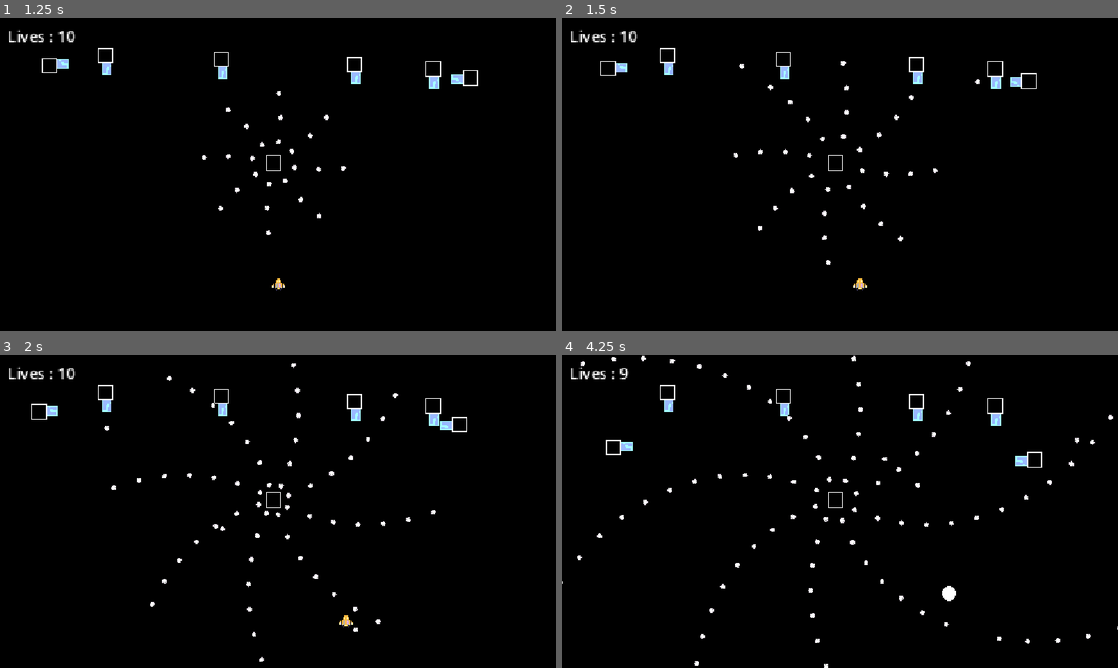
Above: before the commit, frames 1-4 (two rows, left to right).
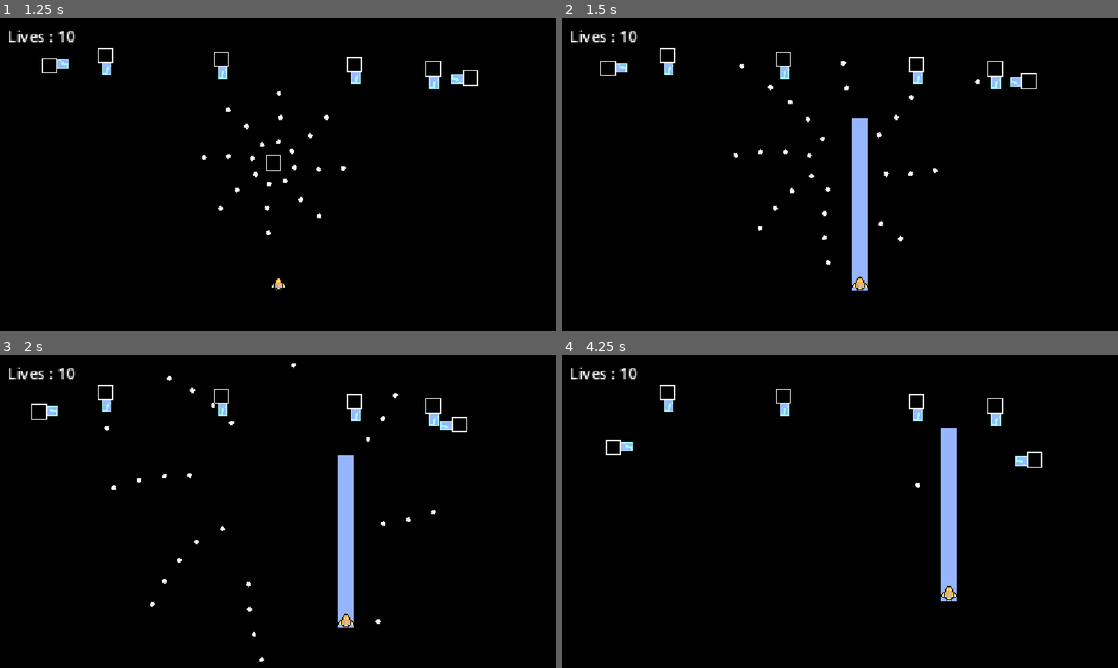
Above: after the commit, the same moments.

Repository: Draftier/Geometric-Invasion-CSS-497
Game: Godot game, scene res://scenes/UI/main_menu.tscn
Two runs of this game, one before a commit and one after it. Both use one fixed random seed, a clock stepped at 60 frames per second and the inputs below.
Inputs:
- Up to frame 1 (1.25 s): click "Singleplayer" at 0.5 s
- Up to frame 2 (1.5 s): hold Right (right) from 1.28 s (still down); tap X (ability, bound only after the commit) at 1.35 s
- Up to frame 3 (2 s): keep holding Right (right)
- Up to frame 4 (4.25 s): release Right (right) at 2.03 s; hold Down (down) 2.03-2.78 s; tap Z (shoot) at 2.1 s; tap X (ability, bound only after the commit) at 2.3, 3.05, 3.6 s; hold Right (right) 2.78-3.53 s; hold Shift (slow) 2.78-3.53 s; hold Up (up) from 3.53 s (still down)

Frame 1 is identical in both runs. In frame 2, 1.6% of the frame differs, in the area x 47-55%, y 29-88%; in frame 3, 1.9%; in frame 4, 2.5%, in the area x 0-100%, y 0-100%.

Commit message:
Successfully implemented first ability
- Finished crude implementation of laser ability. Still need to expand sprite to wherever the top of the game screen is, and improve readability of the hurtbox code in regards to abilities if I can.

Diff:
--- a/geometric-invasion/project.godot
+++ b/geometric-invasion/project.godot
@@ -58,6 +58,11 @@
 "events": [Object(InputEventKey,"resource_local_to_scene":false,"resource_name":"","device":-1,"window_id":0,"alt_press …(195 unchanged characters)…
 ]
 }
+ability={
+"deadzone": 0.2,
+"events": [Object(InputEventKey,"resource_local_to_scene":false,"resource_name":"","device":-1,"window_id":0,"alt_pressed":false,"shift_pressed":false,"ctrl_pressed":false,"meta_pressed":false,"pressed":false,"keycode":0,"physical_keycode":88,"key_label":0,"unicode":120,"location":0,"echo":false,"script":null)
+]
+}
 
 [layer_names]
 
@@ -68,6 +73,7 @@
 2d_physics/layer_5="background"
 2d_physics/layer_6="borders"
 2d_physics/layer_7="player_box"
+2d_physics/layer_8="player ability"
 
 [physics]
 
--- a/geometric-invasion/resources/abilities/laser.tres
+++ b/geometric-invasion/resources/abilities/laser.tres
@@ -2,8 +2,11 @@
 
 [ext_resource type="Script" uid="uid://dnq5eqlemi7n0" path="res://scripts/ability/ability_resource_data.gd" id="1_g52c8"]
 
+[sub_resource type="PackedScene" id="PackedScene_wwtew"]
+
 [resource]
 script = ExtResource("1_g52c8")
 ability_name = "laser"
+ability_scene = SubResource("PackedScene_wwtew")
 active_time = 5.0
 metadata/_custom_type_script = "uid://dnq5eqlemi7n0"
--- a/geometric-invasion/scenes/Ability/ability_base.tscn
+++ b/geometric-invasion/scenes/Ability/ability_base.tscn
@@ -3,7 +3,7 @@
 [ext_resource type="Script" uid="uid://brikicp42amp6" path="res://scripts/ability/ability_base.gd" id="1_i1pgg"]
 [ext_resource type="Script" uid="uid://dhan5ja6q4fjx" path="res://scripts/hurt_and_hit_box/hitbox.gd" id="1_o4hci"]
 
-[node name="ability_base" type="Area2D" unique_id=579209498]
+[node name="ability_base" type="Node2D" unique_id=1059193591]
 script = ExtResource("1_i1pgg")
 
 [node name="Sprite2D" type="Sprite2D" parent="." unique_id=1089709479]
--- /dev/null
+++ b/geometric-invasion/scenes/Ability/laser_ability.tscn
@@ -0,0 +1,24 @@
+[gd_scene format=3 uid="uid://dx2f5c8kxa4vu"]
+
+[ext_resource type="PackedScene" uid="uid://wccxcd2hq02v" path="res://scenes/Ability/ability_base.tscn" id="1_ltehv"]
+[ext_resource type="Resource" uid="uid://dcvn0xsql2of5" path="res://resources/abilities/laser.tres" id="2_xqd4l"]
+[ext_resource type="Texture2D" uid="uid://dhr2fi5xwbms0" path="res://assets/sprites/dark_blue.png" id="3_5rh1a"]
+
+[sub_resource type="RectangleShape2D" id="RectangleShape2D_d8ny1"]
+size = Vector2(30, 16.893858)
+
+[node name="laser_ability" unique_id=1059193591 instance=ExtResource("1_ltehv")]
+data = ExtResource("2_xqd4l")
+
+[node name="Sprite2D" parent="." index="0" unique_id=1089709479]
+position = Vector2(0, -81.5)
+scale = Vector2(1, 11.1875)
+texture = ExtResource("3_5rh1a")
+
+[node name="Hitbox" parent="Sprite2D" index="0" unique_id=1499273841]
+collision_layer = 128
+collision_mask = 8
+
+[node name="CollisionShape2D" parent="Sprite2D/Hitbox" index="0" unique_id=399183369]
+position = Vector2(0, -0.35753918)
+shape = SubResource("RectangleShape2D_d8ny1")
--- a/geometric-invasion/scenes/Enemy/enemy.tscn
+++ b/geometric-invasion/scenes/Enemy/enemy.tscn
@@ -29,6 +29,7 @@
 
 [node name="Hurtbox" type="Area2D" parent="Sprite2D" unique_id=725762865]
 collision_layer = 8
+collision_mask = 129
 monitorable = false
 script = ExtResource("4_grfqg")
 metadata/_custom_type_script = "uid://12171bvbqp8w"
--- a/geometric-invasion/scenes/Enemy/obstacle_bullet_base.tscn
+++ b/geometric-invasion/scenes/Enemy/obstacle_bullet_base.tscn
@@ -28,6 +28,7 @@
 
 [node name="Hurtbox" type="Area2D" parent="Sprite2D" unique_id=1620675658]
 collision_layer = 8
+collision_mask = 128
 monitorable = false
 script = ExtResource("4_be6pq")
 metadata/_custom_type_script = "uid://12171bvbqp8w"
--- a/geometric-invasion/scenes/Player/player.tscn
+++ b/geometric-invasion/scenes/Player/player.tscn
@@ -3,6 +3,7 @@
 [ext_resource type="Texture2D" uid="uid://da74rc5288inq" path="res://assets/sprites/player.png" id="1_3vyb7"]
 [ext_resource type="Script" uid="uid://ciep42dbk0hr" path="res://scripts/player/player.gd" id="1_g2els"]
 [ext_resource type="Resource" uid="uid://domh45urchay3" path="res://resources/player/destroyer.tres" id="2_a06cl"]
+[ext_resource type="PackedScene" uid="uid://dx2f5c8kxa4vu" path="res://scenes/Ability/laser_ability.tscn" id="3_dl1wr"]
 [ext_resource type="Shader" uid="uid://ccvumau4xgwhx" path="res://shaders/flicker.gdshader" id="4_tuyoq"]
 [ext_resource type="Script" uid="uid://12171bvbqp8w" path="res://scripts/hurt_and_hit_box/hurtbox.gd" id="6_hvfru"]
 [ext_resource type="Texture2D" uid="uid://rjf6qb8ty32e" path="res://assets/sprites/eplosion_1.png" id="6_tuyoq"]
@@ -120,6 +121,9 @@
 script = ExtResource("1_g2els")
 player_class = ExtResource("2_a06cl")
 
+[node name="laser_ability" parent="." unique_id=1059193591 instance=ExtResource("3_dl1wr")]
+visible = false
+
 [node name="CollisionShape2D" type="CollisionShape2D" parent="." unique_id=1493186045]
 shape = SubResource("CircleShape2D_a06cl")
 
--- a/geometric-invasion/scripts/ability/ability_base.gd
+++ b/geometric-invasion/scripts/ability/ability_base.gd
@@ -3,8 +3,14 @@
 class_name Ability
 
 @export var data : Ability_Resource
+@export var is_charged : bool = true
 
-var is_charged : bool = true
+@onready var ability_hitbox : Hitbox = $Sprite2D/Hitbox
+
+# Disable ability at start
+func _ready() -> void:
+	ability_hitbox.monitorable = false
+	ability_hitbox.monitoring = false
 
 # Function to activate the ability
 func activate() -> void:
@@ -16,6 +22,9 @@
 	# Active the ability and make it visible
 	self.set_block_signals(false)
 	self.visible = true
+
+	ability_hitbox.monitorable = true
+	ability_hitbox.monitoring = true
 
 	# Allow ability to run for duration and after discharge the ability
 	await get_tree().create_timer(data.active_time).timeout
@@ -35,4 +44,8 @@
 func discharge() -> void:
 	self.set_block_signals(true)
 	self.visible = false
+
+	self.ability_hitbox.monitorable = false
+	self.ability_hitbox.monitoring = false
+
 	is_charged = false
--- a/geometric-invasion/scripts/enemy/base_enemy.gd
+++ b/geometric-invasion/scripts/enemy/base_enemy.gd
@@ -49,7 +49,10 @@
 # Function to calculate health and hit upon getting hit by player bullet
 func take_damage(damage : int) -> void:
 	# Subtract one  health
-	health -= damage
+	if health - damage < 0:
+		health = 0
+	else:
+		health -= damage
 
 	# If health zero then free
 	if health == 0:
--- a/geometric-invasion/scripts/hurt_and_hit_box/hurtbox.gd
+++ b/geometric-invasion/scripts/hurt_and_hit_box/hurtbox.gd
@@ -16,15 +16,17 @@
 	# Initial check to see if null
 	if hitbox == null:
 		return
-	#print(owner)
 
 
 	# Checks to see if owner node has any function that hurtbox can dish out
-	if owner.has_method("take_damage"):
+	if owner.has_method("take_damage") and hitbox.owner is not Ability:
 		owner.take_damage(hitbox.damage)
 		if hitbox.owner is Bullet:
 			hitbox.owner.level_manager.call_deferred("add_to_pool", hitbox.owner)
 	elif hitbox.owner is Ability:
-		if hitbox.owner.data.name == "laser" or hitbox.owner.data.name == "shield":
-			hitbox.owner.queue_free()
+		if hitbox.owner.data.ability_name == "laser" or hitbox.owner.data.ability_name == "shield":
+			if owner is Bullet:
+				owner.level_manager.call_deferred("add_to_pool", owner)
+			elif owner is basic_enemy:
+				owner.take_damage(999)
 	pass
--- a/geometric-invasion/scripts/player/player.gd
+++ b/geometric-invasion/scripts/player/player.gd
@@ -16,6 +16,8 @@
 # Flag variable to track if the player is invulnerable
 var invulnerable : bool = false
 
+# Variable to store current ability
+@onready var ability : Ability = $laser_ability
 
 func _ready() -> void:
 	$CanvasLayer/Label.text = "Lives : " + str(lives)
@@ -36,9 +38,13 @@
 	if Input.is_action_pressed("slow"):
 		velocity = direction * player_class.speed / 2
 
+	if Input.is_action_just_pressed("ability"):
+		print("Trying to activate ability")
+		if ability.can_activate():
+			ability.activate()
+
 	# Apply velocity to player
 	move_and_slide()
-	print(get_slide_collision_count())
 
 	if invulnerable == true:
 		$AnimationPlayer.play("flash")
